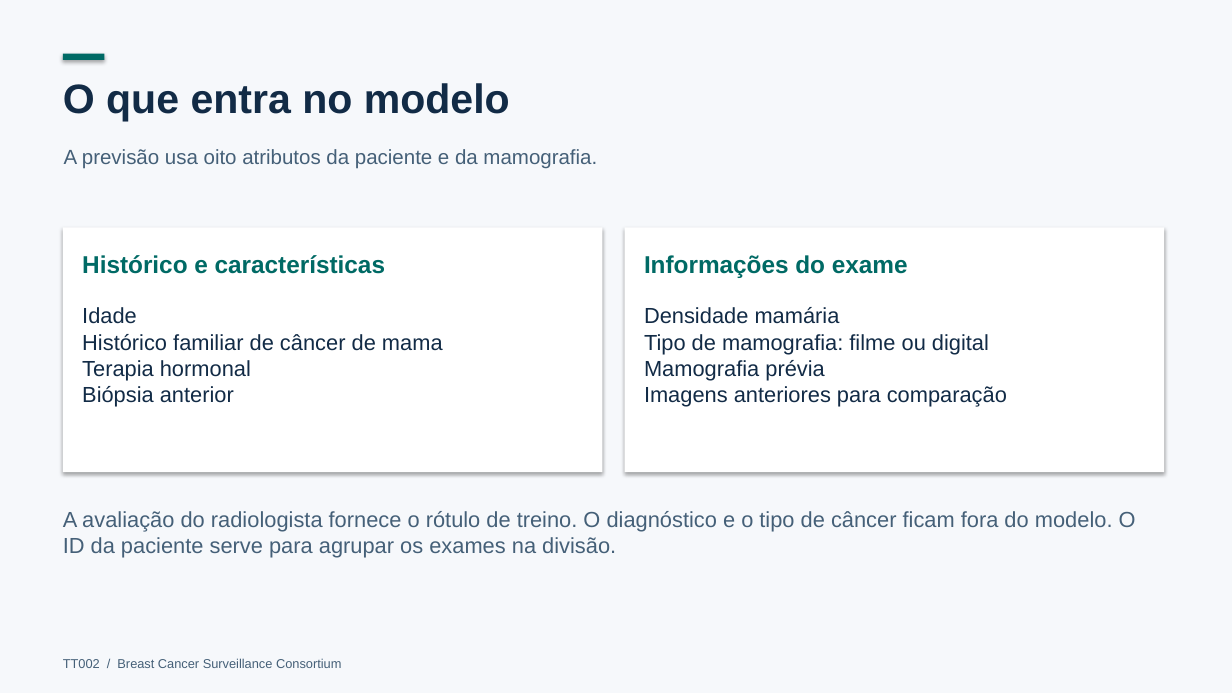
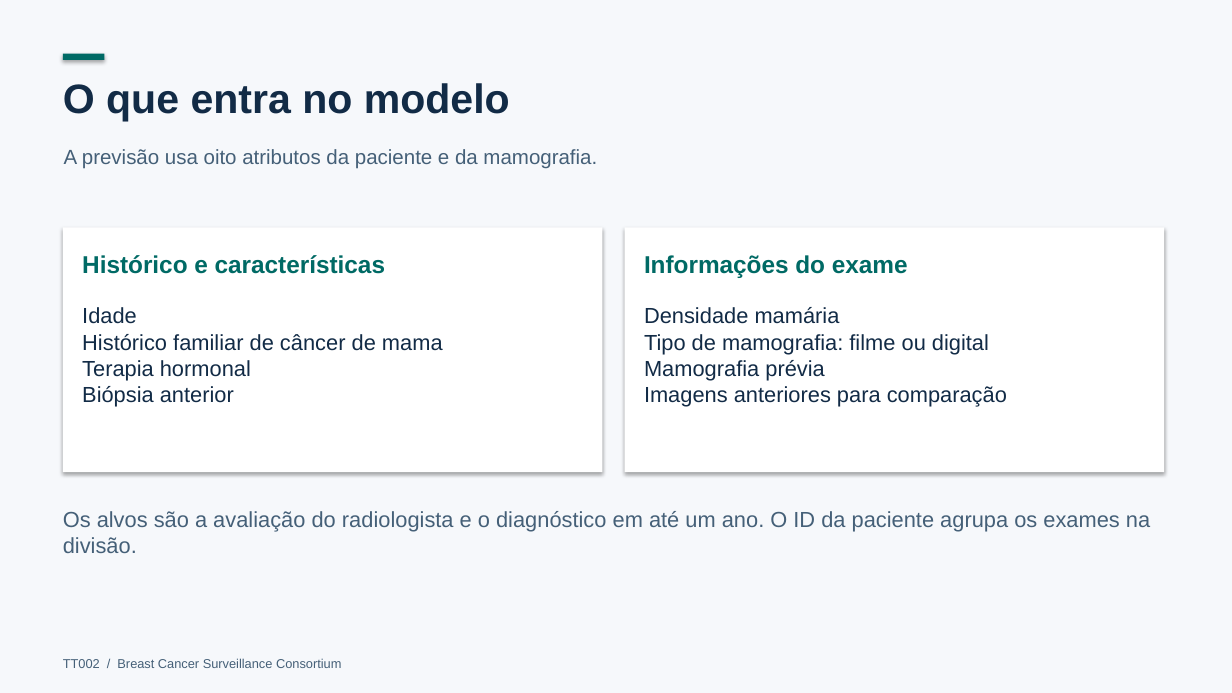
Before and after one commit to arthurMalveste/Breast-Cancer-Analysis-and-Classification, a slide deck: slide 3 of apresentacao/Parte_2_Avaliacao_do_Radiologista.pptx. Drawn at 1232x693 pixels with LibreOffice and Linux fonts; fonts in the diff are those of the drawing. Boxes give left, top, right and bottom in pixels: in the first picture for what was removed or moved away, otherwise in the second. Text is boxed around its words. In the diff, an @@ line names an element or a change of style, - is before the commit and + after.

```diff
--- a/apresentacao/Parte_2_Avaliacao_do_Radiologista.pptx
+++ b/apresentacao/Parte_2_Avaliacao_do_Radiologista.pptx
@@ text at box(63, 511, 1150, 553): text changed @@
-A avaliação do radiologista fornece o rótulo de treino. O diagnóstico e o tipo de câncer ficam fora do modelo. O ID da paciente serve para agrupar os exames na divisão.
+Os alvos são a avaliação do radiologista e o diagnóstico em até um ano. O ID da paciente agrupa os exames na divisão.
```
Also in this commit, not shown: 4 other slides changed, 2 other files.
